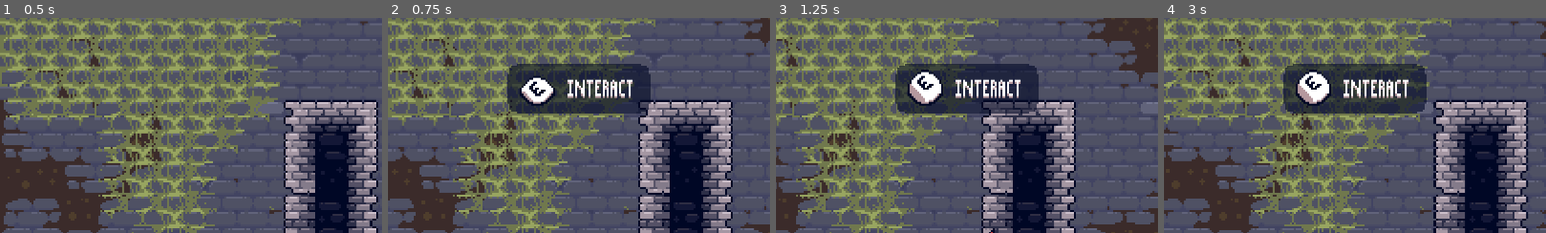
Above: before the commit, frames 1-4 (left to right).
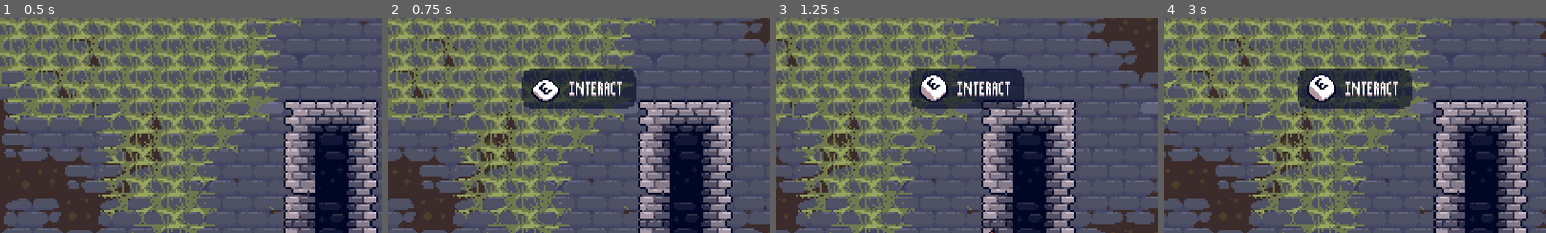
Above: after the commit, the same moments.

Repository: Lukko-Digital/You-Made-The-Dungeon
Game: Godot game, scene res://scenes/level1.tscn
Same seed, same stepped clock (60 frames per second), same inputs: the game is played once before the commit and once after it. The engine's default icon, where the game draws it, is replaced by a stand-in: a white triangle on a blue panel in a dark square.
Inputs:
- Up to frame 1 (0.5 s): no input
- Up to frame 2 (0.75 s): hold D (right) from 0.53 s (still down); tap E (interact) at 0.6 s
- Up to frame 3 (1.25 s): keep holding D (right); tap Space (jump) at 0.77 s
- Up to frame 4 (3 s): tap E (interact) at 1.35, 2.1, 2.85 s; tap Space (jump) at 1.52 s; release D (right) at 2.03 s; hold A (left) 2.03-2.78 s; hold D (right) from 2.78 s (still down)
The pictures show only the part of the screen within x 25-75%, y 3-53%; the shares and areas given below are measured in that part.

Frame 1 is identical in both runs. In frame 2, 4.6% of the frame differs, in the area x 31-69%, y 21-45%; in frame 3, 4.8%; in frame 4, 4.9%.
Error in both runs: Invalid assignment of property or key 'parameters/conditions/not_shot' with value of type 'bool' on a base object of type 'AnimationTree'. (res://scripts/playe…

Commit message:
resize e-key popup

Diff:
--- a/scenes/ui.tscn
+++ b/scenes/ui.tscn
@@ -55,20 +55,19 @@
 layout_mode = 2
 
 [node name="DialoguePrompt" type="Control" parent="HBoxContainer/VBoxContainer/MarginContainer2"]
-visible = false
 layout_mode = 2
 size_flags_horizontal = 4
 size_flags_vertical = 4
 
 [node name="EKey" type="Sprite2D" parent="HBoxContainer/VBoxContainer/MarginContainer2/DialoguePrompt"]
 z_index = 10
-scale = Vector2(5, 5)
+scale = Vector2(4, 4)
 texture = ExtResource("2_iarai")
 hframes = 2
 
 [node name="KeyBackground" type="Sprite2D" parent="HBoxContainer/VBoxContainer/MarginContainer2/DialoguePrompt"]
 self_modulate = Color(1, 1, 1, 0.592157)
-scale = Vector2(5, 5)
+scale = Vector2(4, 4)
 texture = ExtResource("3_d1usr")
 
 [node name="AnimationPlayer" type="AnimationPlayer" parent="HBoxContainer/VBoxContainer/MarginContainer2/DialoguePrompt"]
@@ -79,6 +78,7 @@
 }
 
 [node name="DialogueBox" type="NinePatchRect" parent="HBoxContainer/VBoxContainer/MarginContainer2"]
+visible = false
 self_modulate = Color(1, 1, 1, 0.8)
 custom_minimum_size = Vector2(0, 120)
 layout_mode = 2
